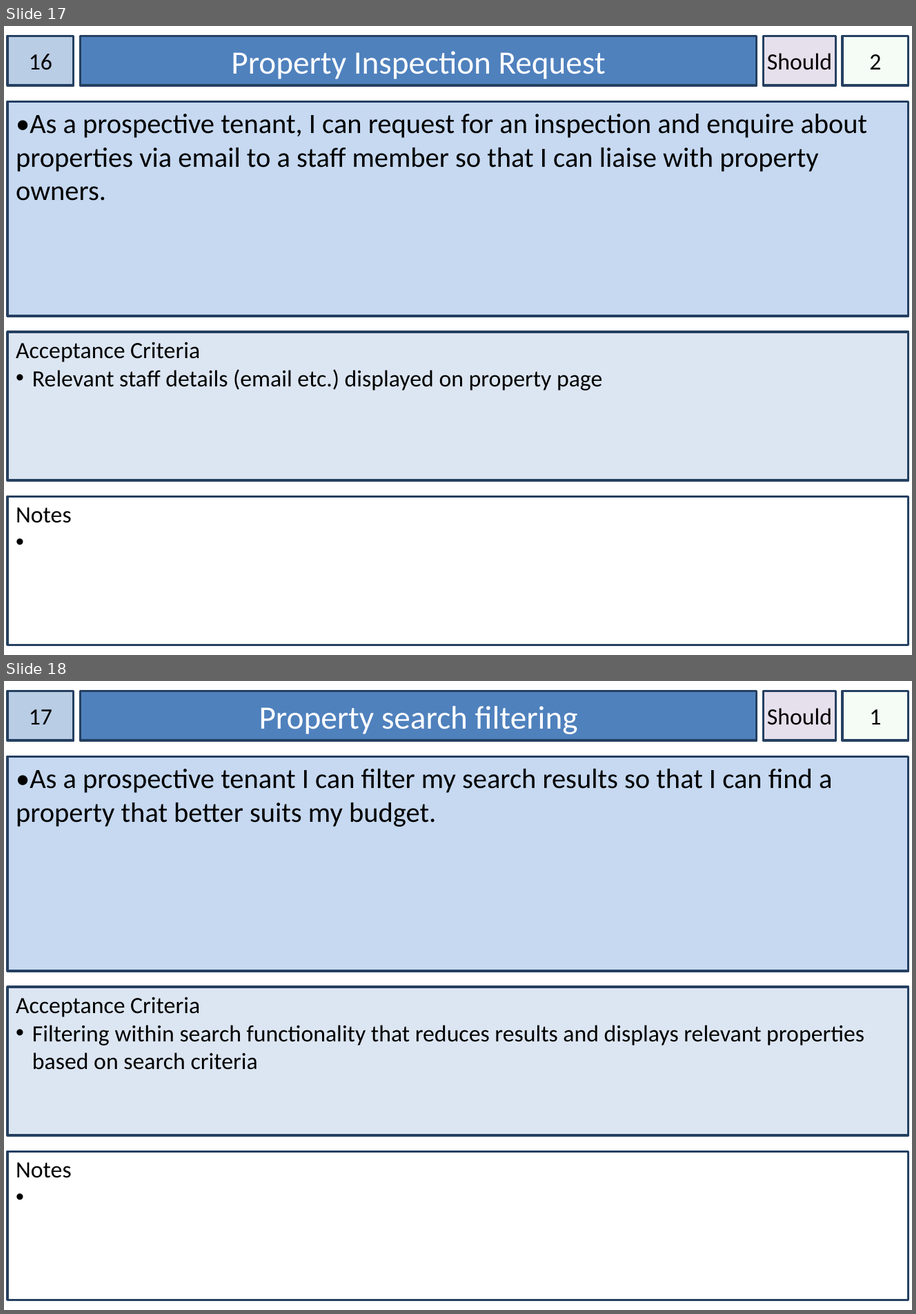
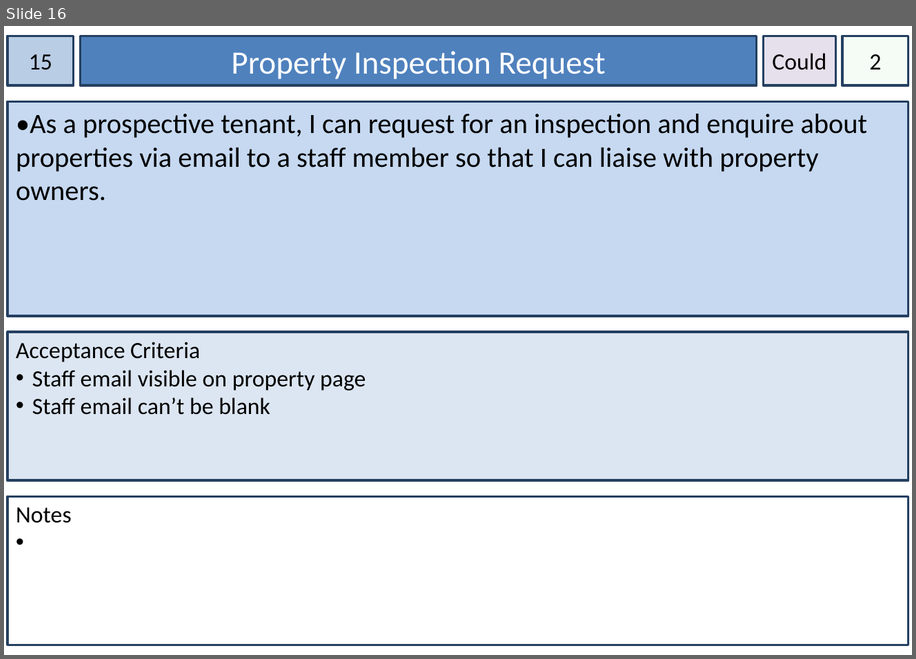
Before and after one commit to mdeclosey/IFB299, a slide deck: Documentation/Story Cards.pptx. Shown one above the other, each under a label of ours: slides 17 and 18 before the commit, slide 16 after it. The pictures are 916x1314 and 916x659 pixels, drawn with LibreOffice and Linux fonts; fonts in the diff are those of the drawing. Boxes give left, top, right and bottom in pixels: in the first picture for what was removed or moved away, otherwise in the second. Text is boxed around its words. In the diff, an @@ line names an element or a change of style, - is before the commit and + after.

```diff
--- a/Documentation/Story Cards.pptx
+++ b/Documentation/Story Cards.pptx
@@ slide 18 removed at (4, 681, 912, 1310), background #FFFFFF @@
@@ rectangle removed at (7, 691, 74, 740) @@
-17
@@ rectangle removed at (81, 691, 757, 740) @@
-Property search filtering
@@ rectangle removed at (764, 691, 837, 740) @@
-Should
@@ rectangle removed at (842, 691, 909, 740) @@
-1
@@ rectangle removed at (7, 756, 909, 971) @@
-•As a prospective tenant I can filter my search results so that I can find a property that better suits my budget.
@@ rectangle removed at (7, 987, 909, 1136) @@
-Acceptance Criteria
-• Filtering within search functionality that reduces results and displays relevant properties based on search criteria
@@ rectangle removed at (7, 1152, 909, 1300) @@
-Notes
@@ what was slide 17 is now slide 16 @@
@@ slide 16 changed as well @@
@@ text in rectangle at (29, 54, 52, 70): text changed @@
-16
+15
@@ text in rectangle at (772, 53, 826, 70): text changed @@
-Should
+Could
@@ text in rectangle at (32, 370, 366, 414): text changed @@
-• Relevant staff details (email etc.) displayed on property page
+• Staff email visible on property page
+• Staff email can’t be blank
```
Also in this commit, not shown: 16 other slides changed, 1 other file.
